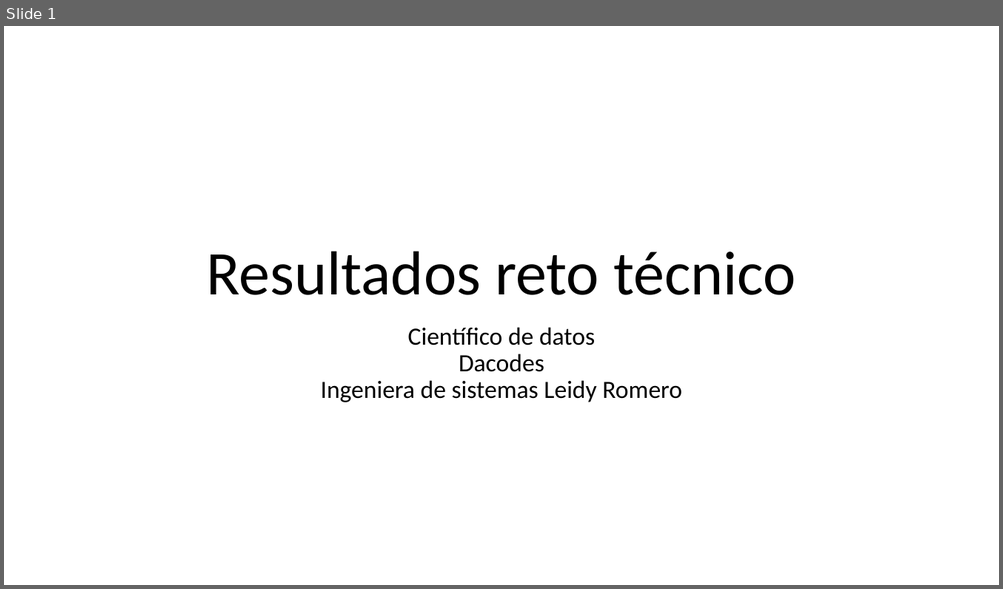
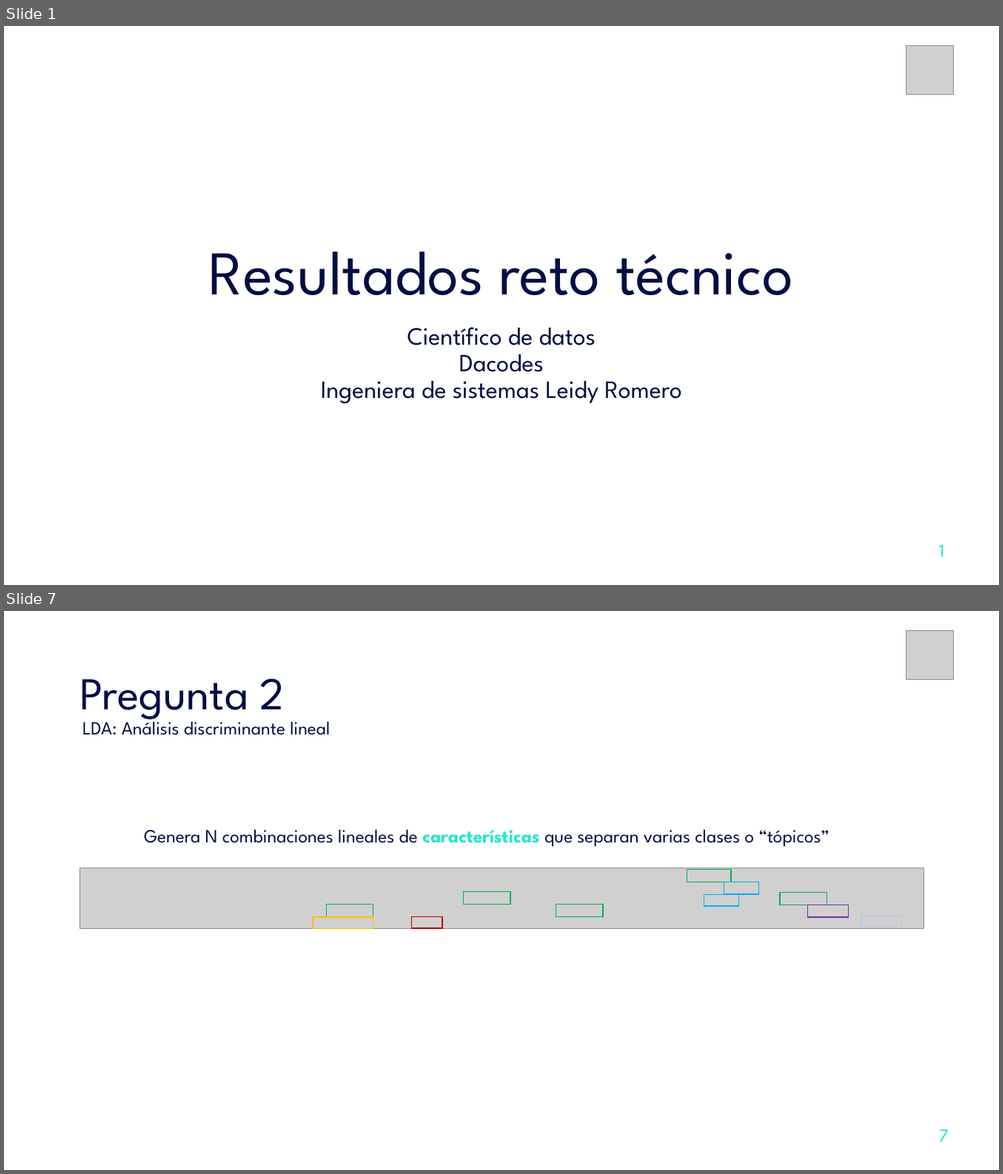
Before and after one commit to LeidyRomero/dacodes_reto, a slide deck: Presentacion corporativa.pptx. Shown one above the other, each under a label of ours: slide 1 before the commit, slides 1 and 7 after it; the slides between them are not shown. The pictures are 1003x589 and 1003x1174 pixels, drawn with LibreOffice and Linux fonts; fonts in the diff are those of the drawing; grey boxes stand for pictures. Boxes give left, top, right and bottom in pixels: in the first picture for what was removed or moved away, otherwise in the second. Text is boxed around its words. In the diff, an @@ line names an element or a change of style, - is before the commit and + after.

```diff
--- a/Presentacion corporativa.pptx
+++ b/Presentacion corporativa.pptx
@@ slide 7 added at <box>4,611,999,1170</box>, background #FFFFFF @@
@@ picture added at <box>905,630,953,680</box> @@
@@ title added at <box>79,678,284,723</box>, 44 pt, text #020D43 @@
+Pregunta 2
@@ text added at <box>82,715,330,735</box>, 18 pt, text #020D43 @@
+LDA: Análisis discriminante lineal
@@ text added at <box>144,829,829,847</box>, 18 pt, text #020D43 @@
+Genera N combinaciones lineales de características que separan varias clases o “tópicos”
@@ group added at <box>80,868,924,929</box>: 11 rectangles, 1 picture @@
@@ text added at <box>939,1130,948,1142</box>, 18 pt, text #26E5CE @@
+7
@@ slide 1 changed as well @@
@@ picture added at <box>905,45,953,95</box> @@
@@ title "Resultados reto técnico" at <box>209,252,793,295</box>: font Calibri to League Spartan, text colour #000000 to #020D43 @@
@@ subtitle "Científico de datos Dacodes Ingeniera ..." at <box>321,327,681,404</box>: font Calibri to League Spartan, text colour #000000 to #020D43 @@
@@ text added at <box>939,545,945,557</box>, 18 pt, text #26E5CE @@
+1
```
Also in this commit, not shown: 2 other slides changed, 4 other slides added, 2 slides removed.
